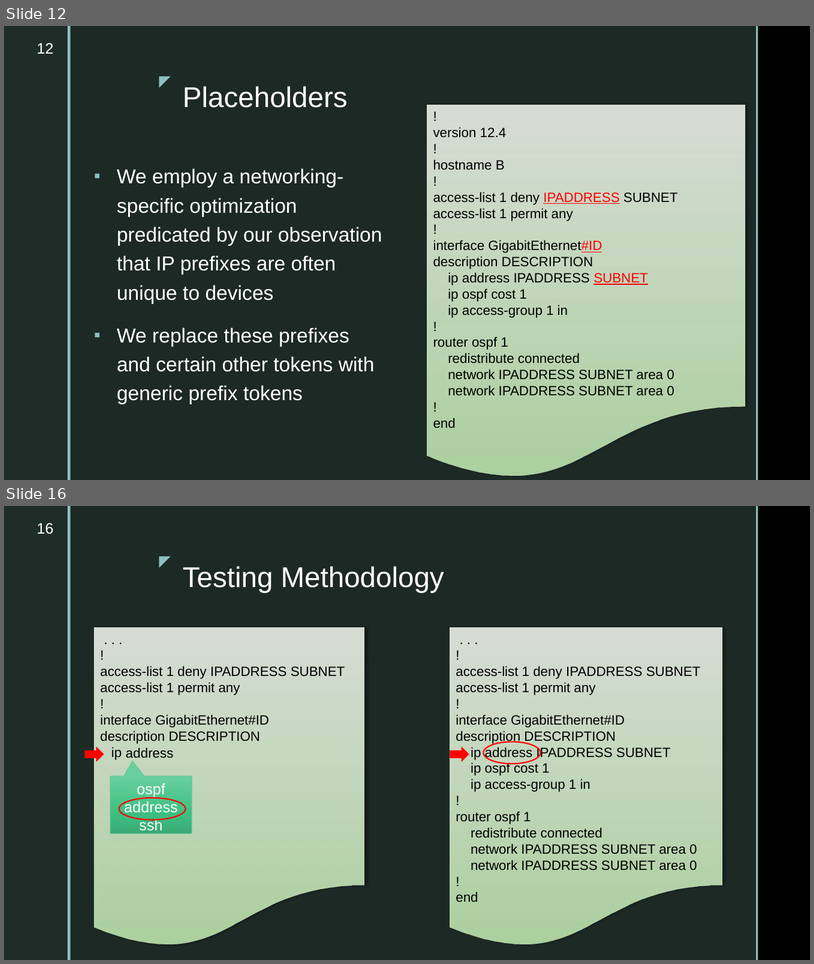
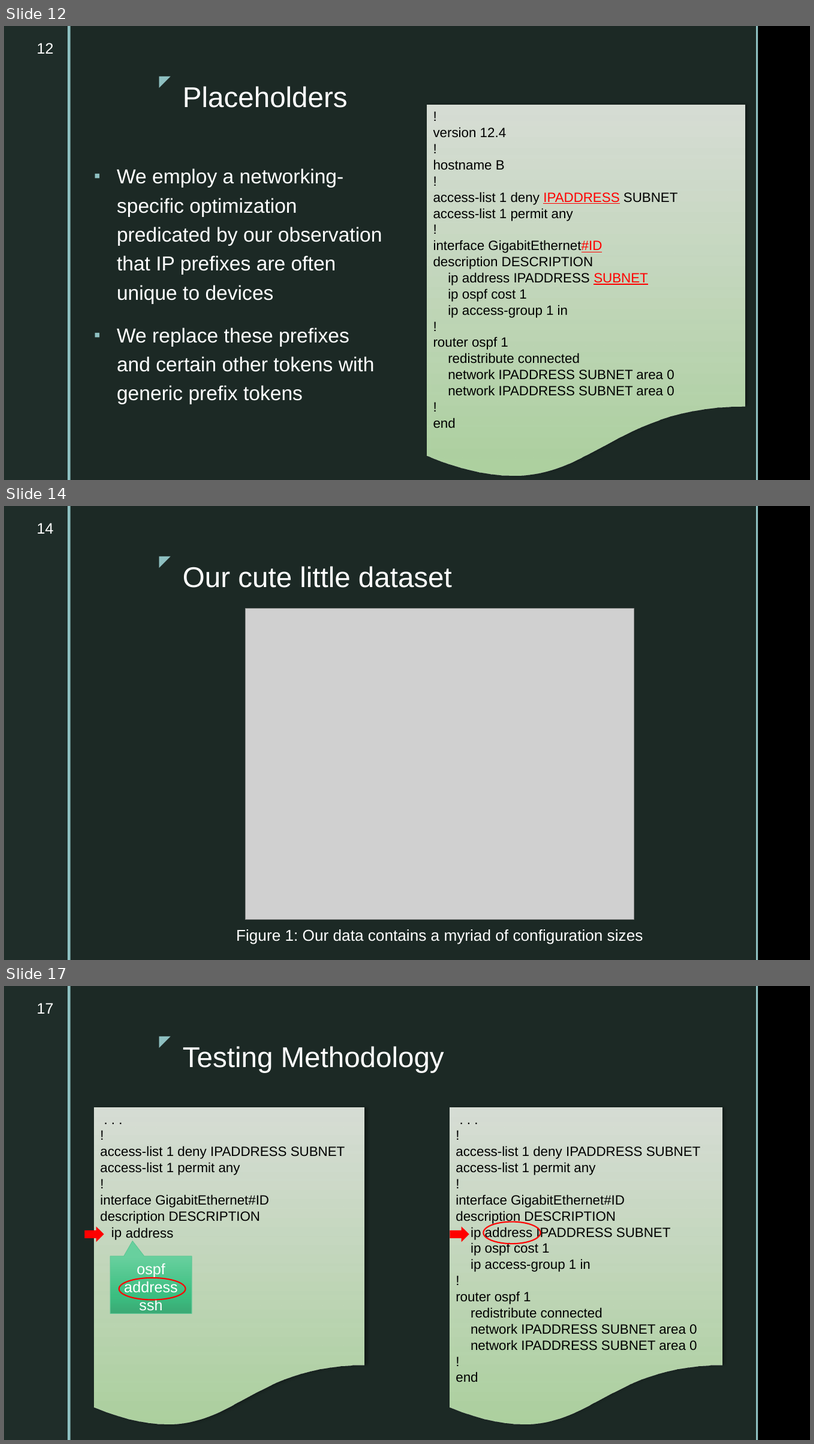
Before and after one commit to ahsanMah/config-completion, a slide deck: Final Presentation.pptx. Shown one above the other, each under a label of ours: slides 12 and 16 before the commit, slides 12, 14 and 17 after it; the slides between them are not shown. The pictures are 814x964 and 814x1444 pixels, drawn with LibreOffice and Linux fonts; fonts in the diff are those of the drawing; grey boxes stand for pictures; background and template pictures are left out. Boxes give left, top, right and bottom in pixels: in the first picture for what was removed or moved away, otherwise in the second. Text is boxed around its words. In the diff, an @@ line names an element or a change of style, - is before the commit and + after.

Commit message:
Added final images

```diff
--- a/Final Presentation.pptx
+++ b/Final Presentation.pptx
@@ slide 14 added at bbox=[4, 506, 810, 960], background picture (left out); not listed: 5 template elements that a slide beside it also shows @@
@@ page number added at bbox=[37, 523, 54, 534], 18 pt, text #FFFFFF @@
+14
@@ title added at bbox=[183, 566, 452, 588], 34 pt, text #FFFFFF @@
+Our cute little dataset
@@ picture added at bbox=[245, 608, 635, 919] @@
@@ text added at bbox=[236, 929, 644, 944], 18.7 pt, text #FFFFFF @@
+Figure 1: Our data contains a myriad of configuration sizes
@@ what was slide 16 is now slide 17 @@
@@ page number at bbox=[37, 1003, 54, 1014]: text changed @@
-16
+17
```
Also in this commit, not shown: 7 slides changed, 5 other slides added, 3 slides removed.
